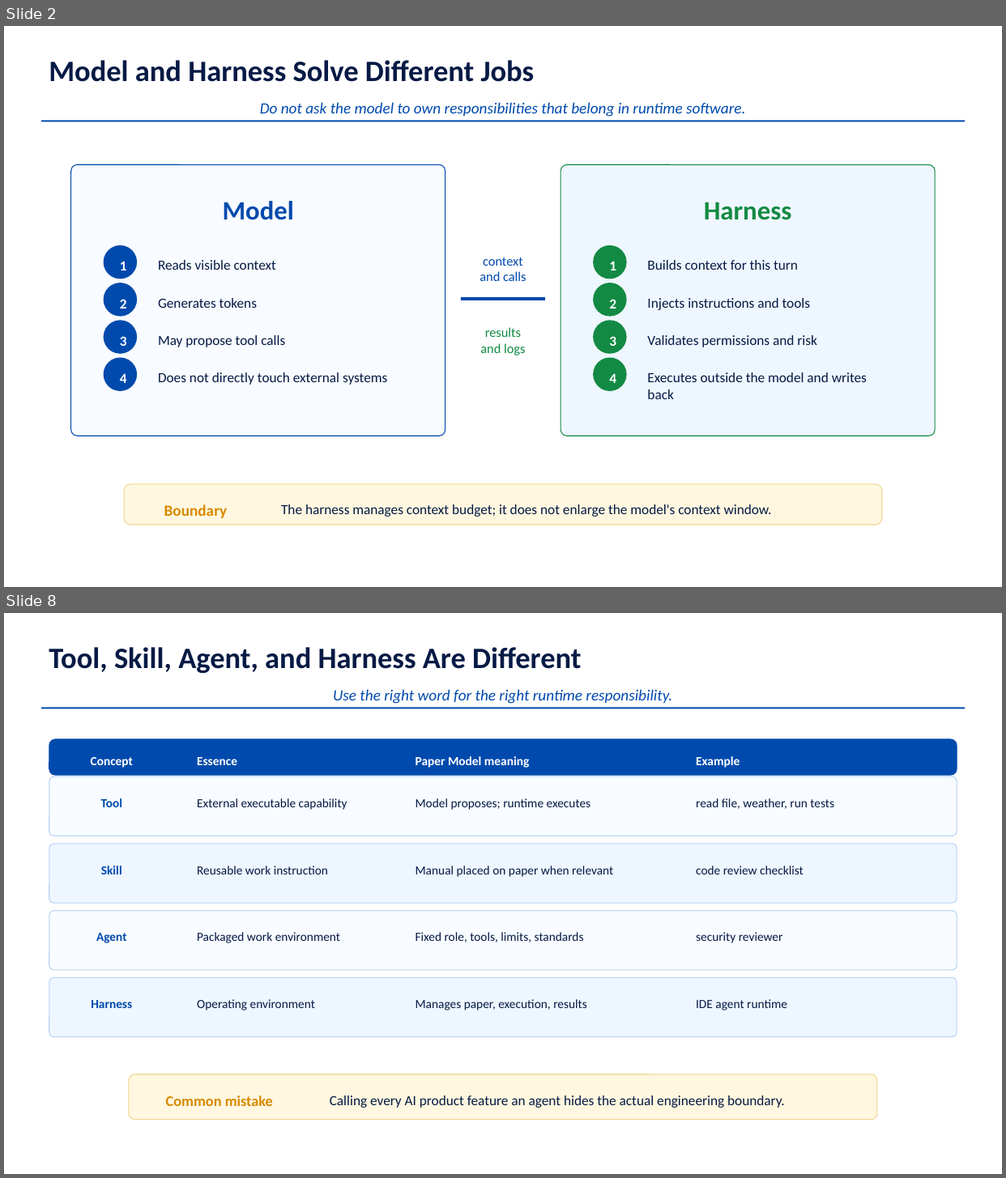
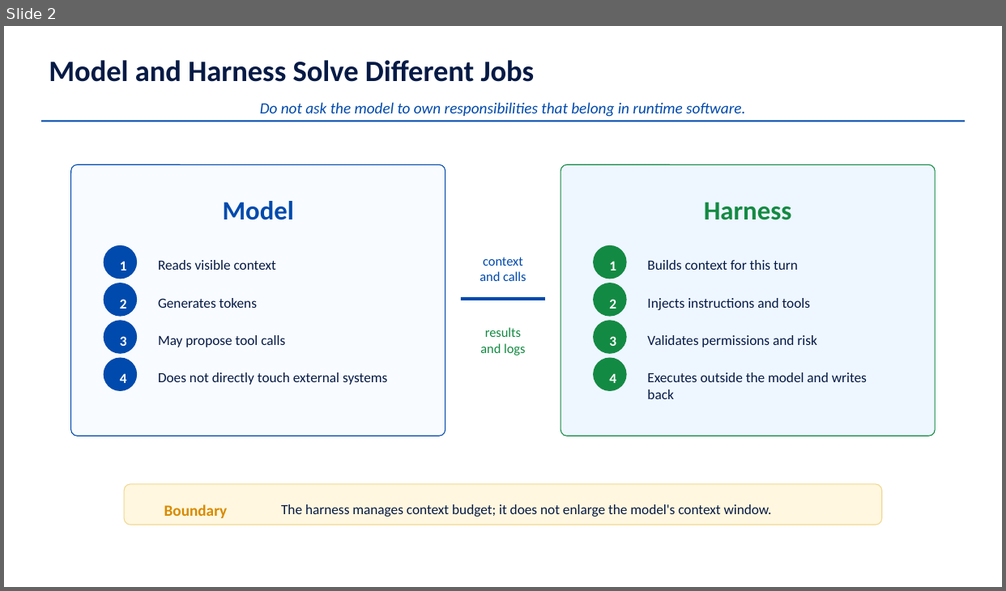
Before and after one commit to chinawrj/AIFing, a slide deck: decks/lesson-02-harness-engineering.pptx. Shown one above the other, each under a label of ours: slides 2 and 8 before the commit, slide 2 after it; the slides between them are not shown. The pictures are 1006x1178 and 1006x591 pixels, drawn with LibreOffice and Linux fonts; fonts in the diff are those of the drawing. Boxes give left, top, right and bottom in pixels: in the first picture for what was removed or moved away, otherwise in the second. Text is boxed around its words. In the diff, an @@ line names an element or a change of style, - is before the commit and + after.

```diff
--- a/decks/lesson-02-harness-engineering.pptx
+++ b/decks/lesson-02-harness-engineering.pptx
@@ slide 8 removed at [4,613,1002,1174], background #FFFFFF @@
@@ text removed at [49,647,581,674] @@
-Tool, Skill, Agent, and Harness Are Different
@@ line removed from (41, 708) to (965, 708) @@
@@ text removed at [333,689,672,704] @@
-Use the right word for the right runtime responsibility.
@@ rounded rectangle removed at [49,739,957,776] @@
@@ text removed at [91,757,133,768] @@
-Concept
@@ text removed at [197,757,237,765] @@
-Essence
@@ text removed at [415,756,529,768] @@
-Paper Model meaning
@@ text removed at [696,756,739,768] @@
-Example
@@ rounded rectangle removed at [49,777,957,836] @@
@@ text removed at [101,798,123,807] @@
-Tool
@@ text removed at [197,798,347,810] @@
-External executable capability
@@ text removed at [415,798,591,810] @@
-Model proposes; runtime executes
@@ text removed at [696,798,834,809] @@
-read file, weather, run tests
@@ rounded rectangle removed at [49,844,957,903] @@
@@ text removed at [101,866,122,875] @@
-Skill
@@ text removed at [197,866,328,875] @@
-Reusable work instruction
@@ text removed at [415,866,613,877] @@
-Manual placed on paper when relevant
@@ text removed at [696,866,803,875] @@
-code review checklist
@@ rounded rectangle removed at [49,911,957,970] @@
@@ text removed at [96,933,127,943] @@
-Agent
@@ text removed at [197,932,340,943] @@
-Packaged work environment
@@ text removed at [415,932,584,943] @@
-Fixed role, tools, limits, standards
@@ text removed at [696,932,783,943] @@
-security reviewer
@@ rounded rectangle removed at [49,978,957,1037] @@
@@ text removed at [91,1000,132,1008] @@
-Harness
@@ text removed at [197,999,315,1011] @@
-Operating environment
@@ text removed at [415,999,587,1011] @@
-Manages paper, execution, results
@@ text removed at [696,999,787,1011] @@
-IDE agent runtime
@@ rounded rectangle removed at [129,1075,878,1120] @@
@@ text removed at [166,1096,273,1106] @@
-Common mistake
@@ text removed at [330,1096,785,1108] @@
-Calling every AI product feature an agent hides the actual engineering boundary.
```
Also in this commit, not shown: 6 slides changed, 3 slides added, 2 other slides removed, 15 other files.
